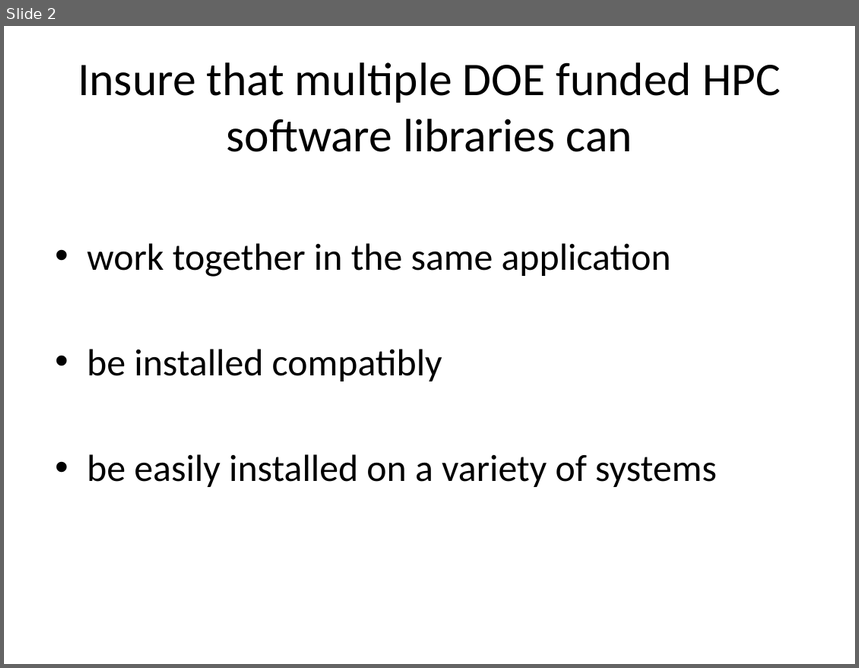
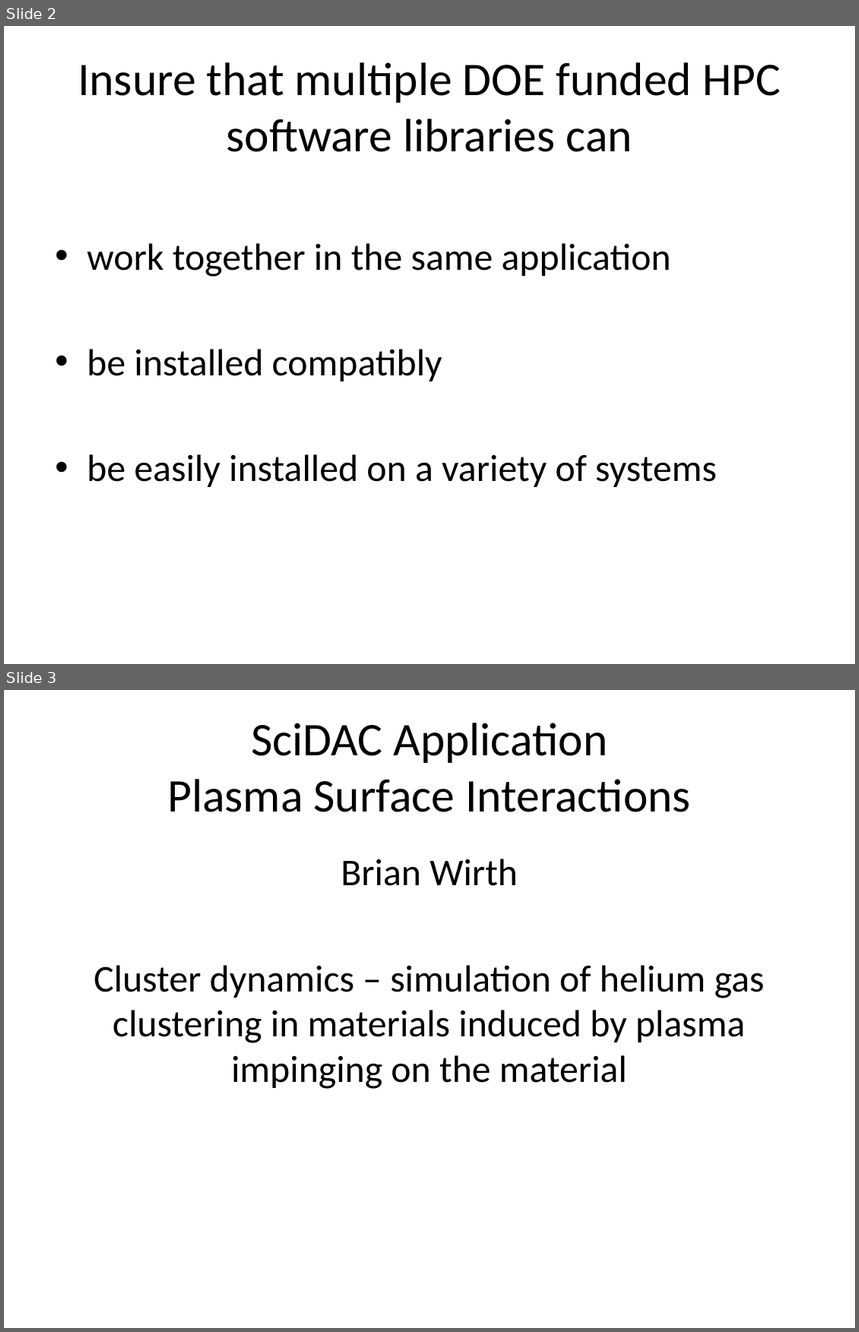
Before and after one commit to xsdk-project/introMovies, a slide deck: data/slides.pptx. Shown one above the other, each under a label of ours: slide 2 before the commit, slides 2 and 3 after it. The pictures are 859x668 and 859x1332 pixels, drawn with LibreOffice and Linux fonts; fonts in the diff are those of the drawing. Boxes give left, top, right and bottom in pixels: in the first picture for what was removed or moved away, otherwise in the second. Text is boxed around its words. In the diff, an @@ line names an element or a change of style, - is before the commit and + after.

Commit message:
Added Brian Wirth slide, changed application to cluster dynamics

Project: xSDK
Time: 1 hour

```diff
--- a/data/slides.pptx
+++ b/data/slides.pptx
@@ slide 3 added at (4,690,855,1328), background #FFFFFF @@
@@ title added at (167,723,691,812), 39.6 pt, text #000000 @@
+SciDAC Application
+Plasma Surface Interactions
@@ text added at (94,859,765,1089), 32 pt, text #000000 @@
+Brian Wirth
+Cluster dynamics – simulation of helium gas clustering in materials induced by plasma impinging on the material
```
